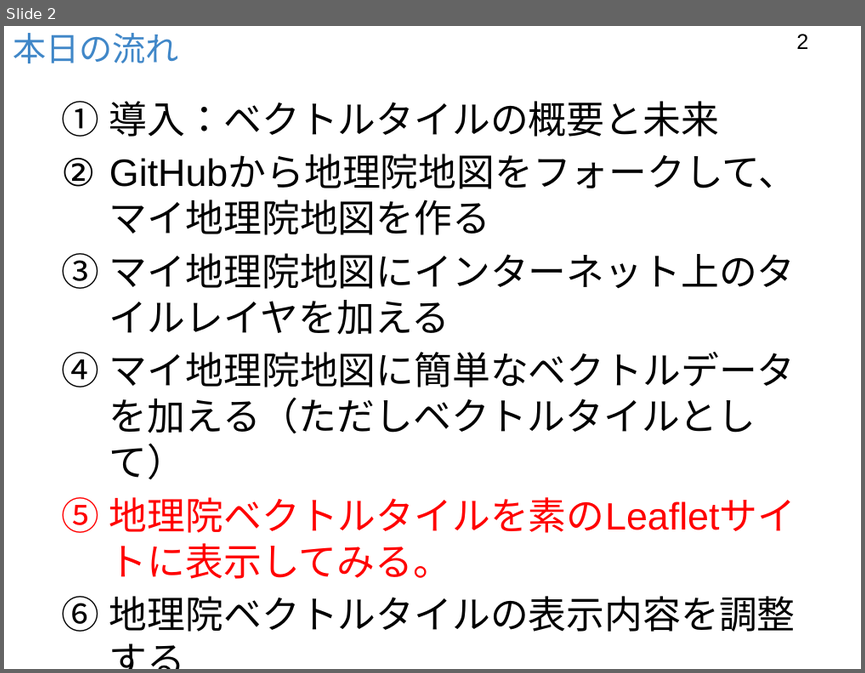
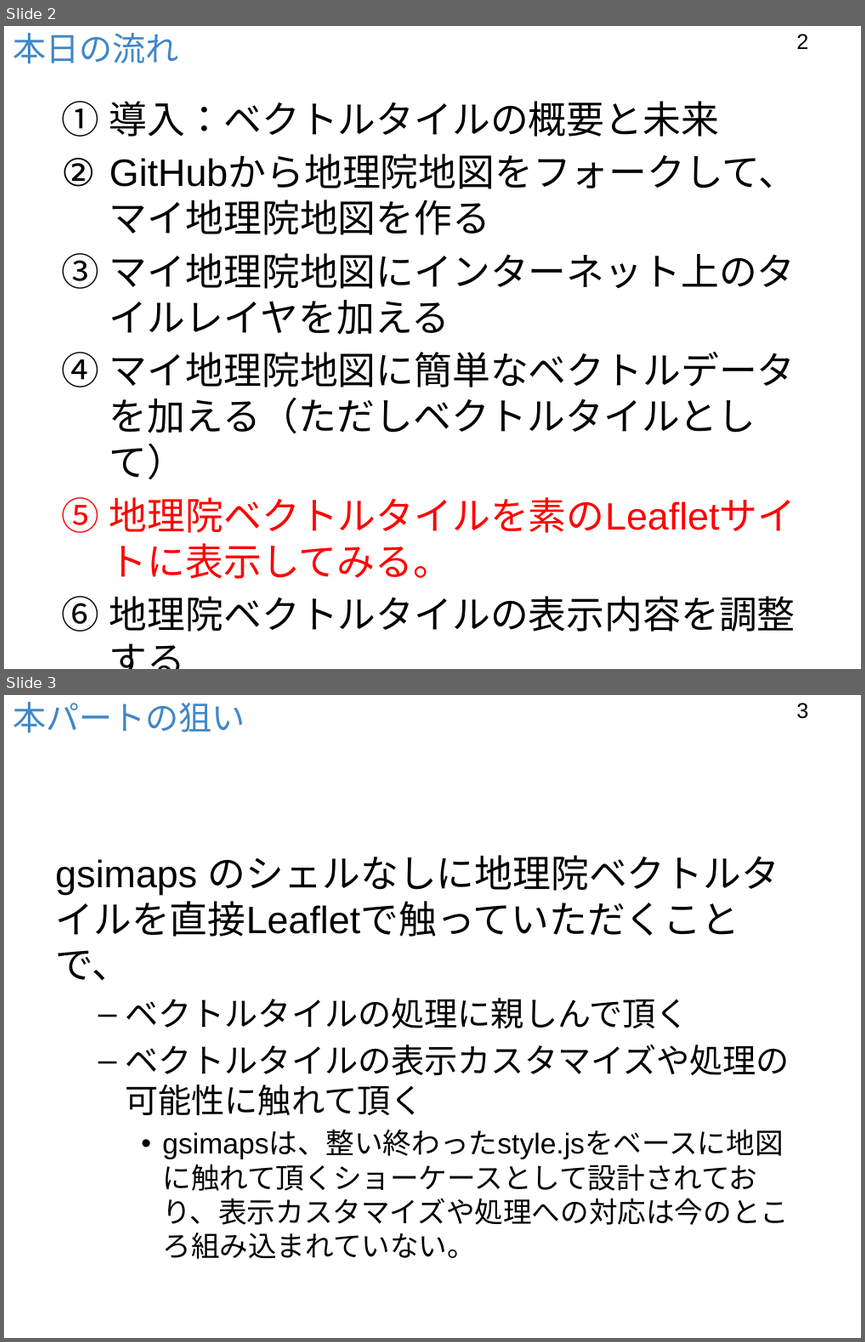
Before and after one commit to foss4g-tokyo-vt/slides, a slide deck: 151009ベクトルタイル利用サイトを作ろうPt.5.pptx. Shown one above the other, each under a label of ours: slide 2 before the commit, slides 2 and 3 after it. The pictures are 865x673 and 865x1342 pixels, drawn with LibreOffice and Linux fonts; fonts in the diff are those of the drawing; background and template pictures are left out. Boxes give left, top, right and bottom in pixels: in the first picture for what was removed or moved away, otherwise in the second. Text is boxed around its words. In the diff, an @@ line names an element or a change of style, - is before the commit and + after.

```diff
--- a/151009ベクトルタイル利用サイトを作ろうPt.5.pptx
+++ b/151009ベクトルタイル利用サイトを作ろうPt.5.pptx
@@ slide 3 added at bbox=[4, 695, 861, 1338], background #FFFFFF @@
@@ title added at bbox=[12, 702, 245, 732], 28 pt, text #4087C8 @@
+本パートの狙い
@@ page number added at bbox=[796, 703, 808, 719], 18 pt, text #000000 @@
+3
@@ text added at bbox=[55, 855, 789, 1259], 24 pt, text #000000 @@
+gsimaps のシェルなしに地理院ベクトルタイルを直接Leafletで触っていただくことで、
+  – ベクトルタイルの処理に親しんで頂く
+  – ベクトルタイルの表示カスタマイズや処理の可能性に触れて頂く
+    • gsimapsは、整い終わったstyle.jsをベースに地図に触れて頂くショーケースとして設計されており、表示カスタマイズや処理への対応は今のところ組み込まれていない。
```
Also in this commit, not shown: 5 other slides added, 2 other files.
